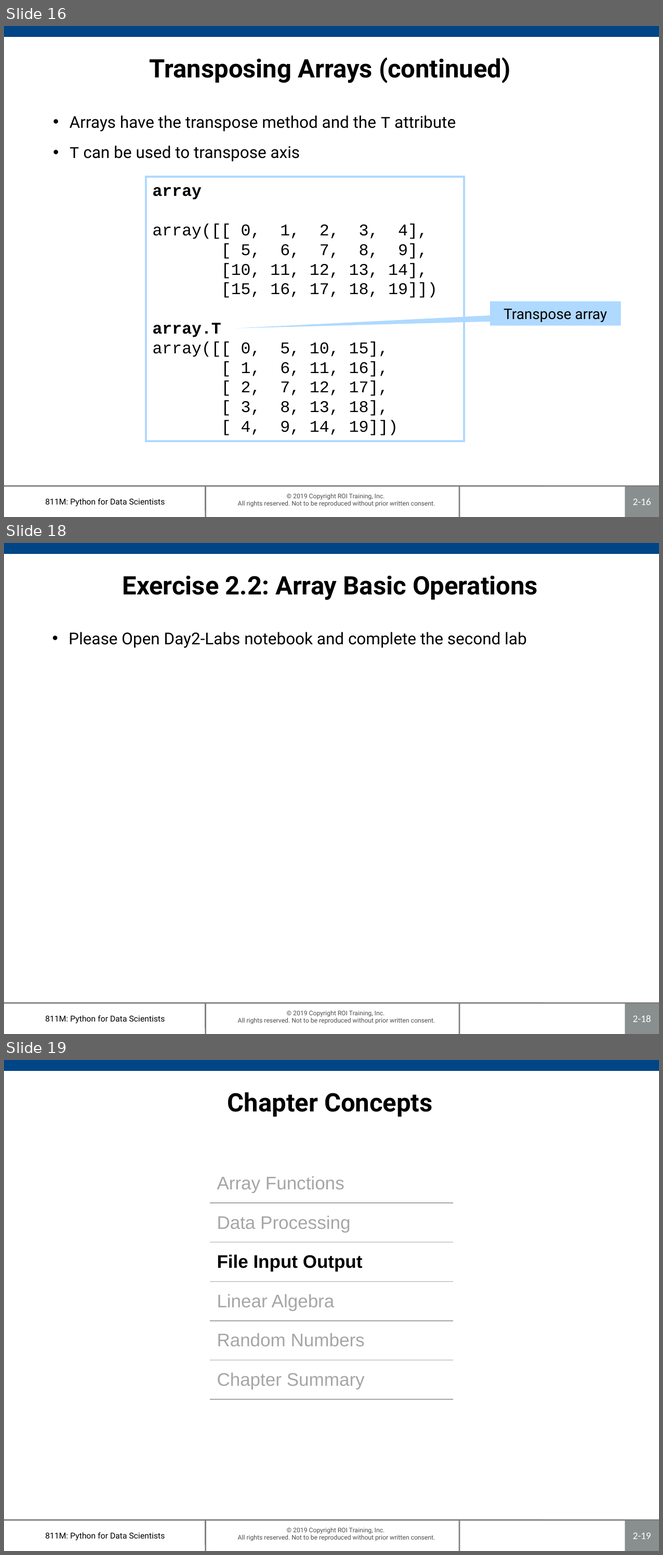
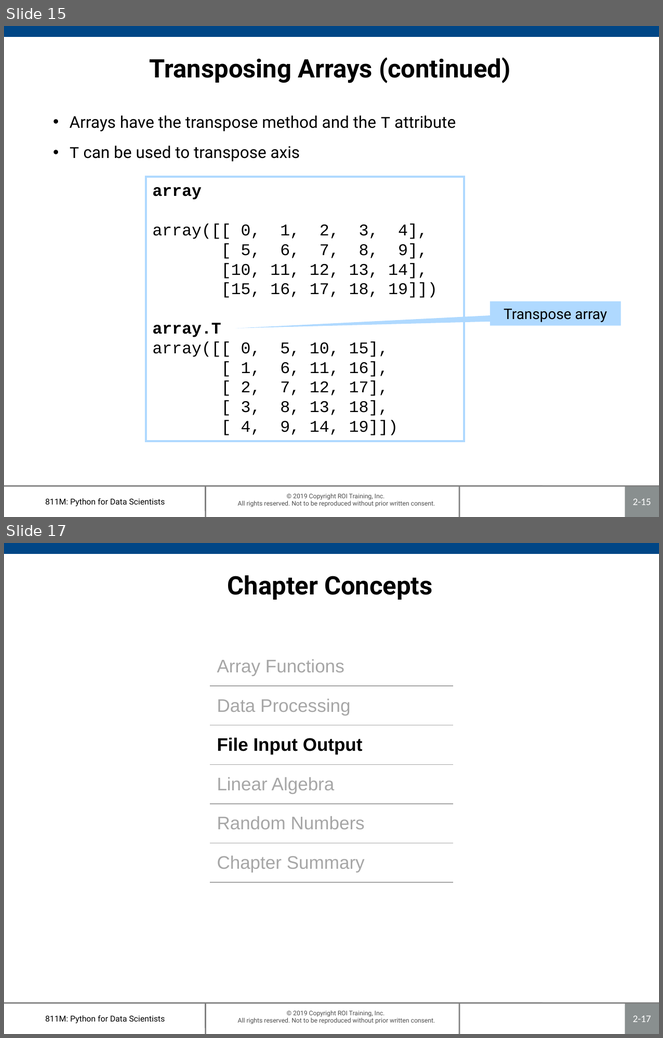
Before and after one commit to roitraining/PythonProgram, a slide deck: Day2-Numpy/Ch02-NumPyEssentials.pptx. Shown one above the other, each under a label of ours: slides 16, 18 and 19 before the commit, slides 15 and 17 after it; the slides between them are not shown. The pictures are 663x1555 and 663x1038 pixels, drawn with LibreOffice and Linux fonts; fonts in the diff are those of the drawing; background and template pictures are left out. Boxes give left, top, right and bottom in pixels: in the first picture for what was removed or moved away, otherwise in the second. Text is boxed around its words. In the diff, an @@ line names an element or a change of style, - is before the commit and + after.

```diff
--- a/Day2-Numpy/Ch02-NumPyEssentials.pptx
+++ b/Day2-Numpy/Ch02-NumPyEssentials.pptx
@@ slide 18 removed at [4,543,659,1034], background #FFFFFF; not listed: 7 template elements that a slide beside it also shows @@
@@ title removed at [123,576,538,600] @@
-Exercise 2.2: Array Basic Operations
@@ text removed at [68,632,527,648] @@
-• Please Open Day2-Labs notebook and complete the second lab
@@ what was slide 16 is now slide 15 @@
@@ page number at [633,499,651,505]: text changed @@
-2-16
+2-15
@@ what was slide 19 is now slide 17 @@
@@ page number at [633,1016,651,1022]: text changed @@
-2-19
+2-17
```
Also in this commit, not shown: 5 slides changed, 1 other slide removed.
